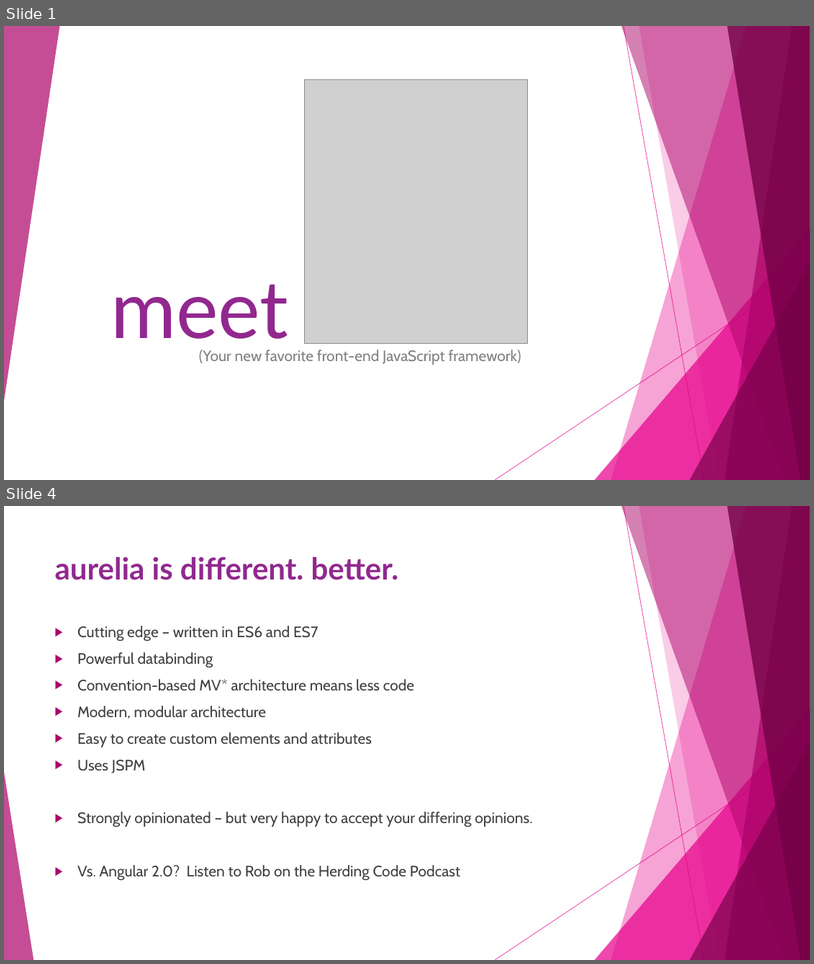
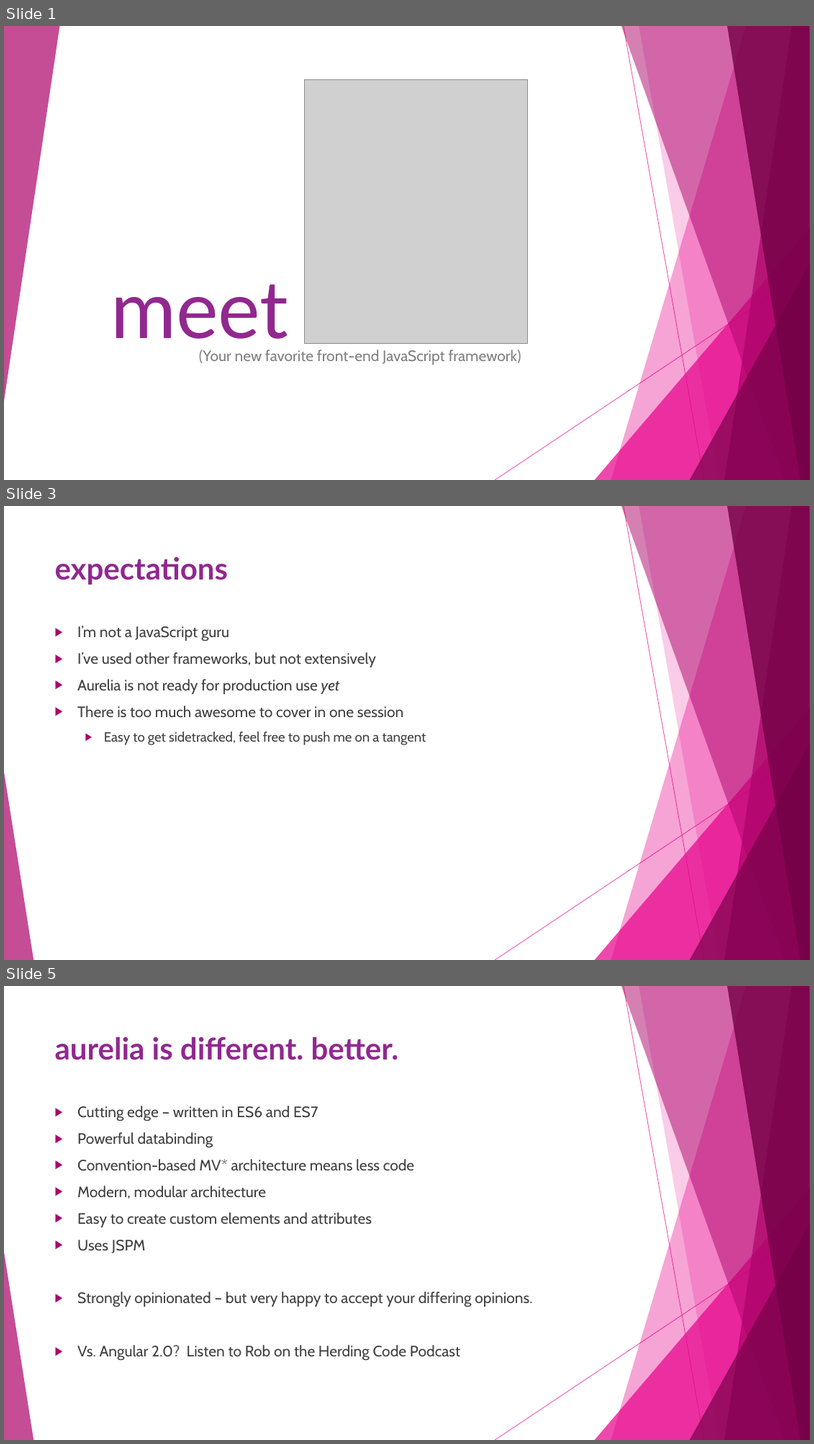
Before and after one commit to cabarney/Meet-Aurelia-Talk, a slide deck: Slides.pptx. Shown one above the other, each under a label of ours: slides 1 and 4 before the commit, slides 1, 3 and 5 after it; the slides between them are not shown. The pictures are 814x964 and 814x1444 pixels, drawn with LibreOffice and Linux fonts; fonts in the diff are those of the drawing; grey boxes stand for pictures; background and template pictures are left out. Boxes give left, top, right and bottom in pixels: in the first picture for what was removed or moved away, otherwise in the second. Text is boxed around its words. In the diff, an @@ line names an element or a change of style, - is before the commit and + after.

```diff
--- a/Slides.pptx
+++ b/Slides.pptx
@@ slide 3 added at bbox=[4, 506, 810, 960], background #FFFFFF; not listed: 10 template elements that a slide beside it also shows @@
@@ title added at bbox=[55, 556, 228, 584], 36 pt, text #91288F, bold @@
+expectations
@@ text added at bbox=[77, 626, 427, 745], 18 pt, text #404040 @@
+▶ I’m not a JavaScript guru
+▶ I’ve used other frameworks, but not extensively
+▶ Aurelia is not ready for production use yet
+▶ There is too much awesome to cover in one session
+  ▶ Easy to get sidetracked, feel free to push me on a tangent
@@ what was slide 4 is now slide 5 @@
```
Also in this commit, not shown: 2 slides changed, 2 other files.
